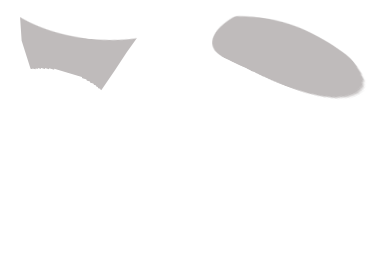
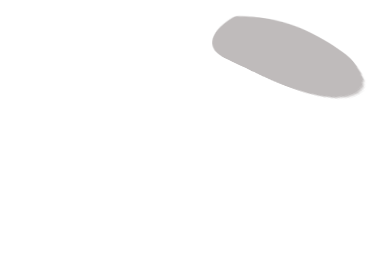
Two versions of the same layered image (388px x 267px). Layer-by-layer changes:
hid "rear wing" over [20, 17, 137, 90]
